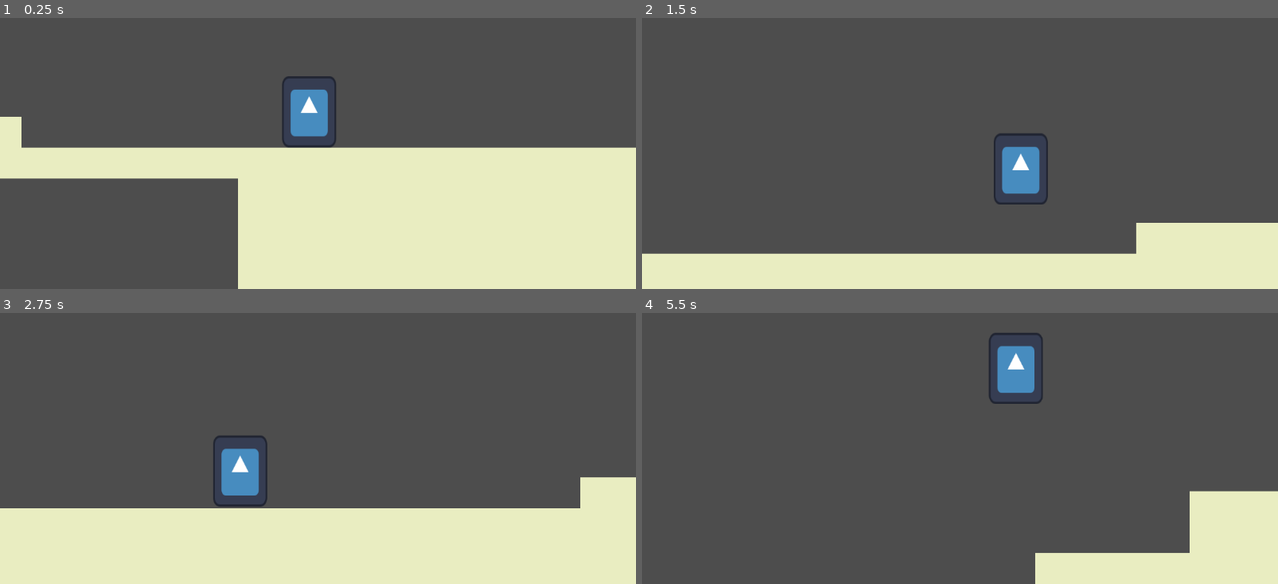
Above: before the commit, frames 1-4 (two rows, left to right).
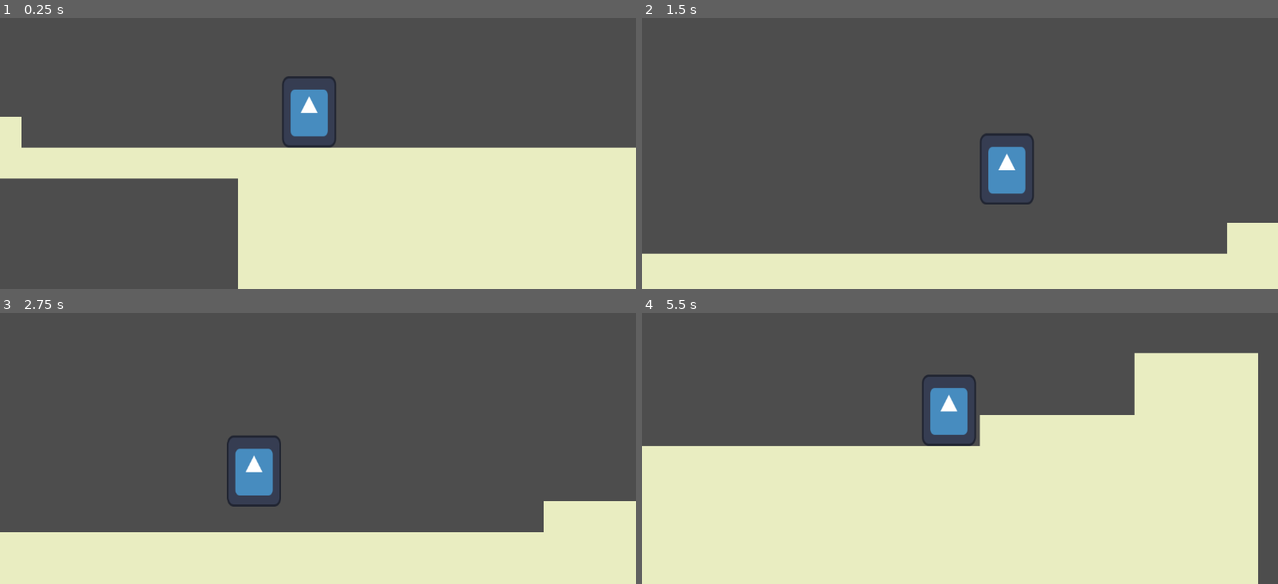
Above: after the commit, the same moments.

Repository: 8-Square/One-Shot
Game: Godot game, scene res://assets/Scenes/Levels/Tutorial.tscn
Same seed, same stepped clock (60 frames per second), same inputs: the game is played once before the commit and once after it. The engine's default icon, where the game draws it, is replaced by a stand-in: a white triangle on a blue panel in a dark square.
Inputs:
- Up to frame 1 (0.25 s): no input
- Up to frame 2 (1.5 s): tap Enter at 0.5 s; hold Right (right) from 0.53 s (still down); tap W (jump) at 0.6, 0.77, 1.07, 1.35 s
- Up to frame 3 (2.75 s): tap W (jump) at 1.52, 1.82, 2.1 s; release Right (right) at 2.03 s; hold A (left) from 2.03 s (still down)
- Up to frame 4 (5.5 s): release A (left) at 2.78 s; hold Right (right) 2.78-4.28 s; tap W (jump) at 2.85, 3.02, 3.32, 3.6, 3.77, 4.07, 4.35, 4.52, 4.82, 5.1 s; hold A (left) 4.28-5.03 s; hold Right (right) from 5.03 s (still down)

The runs differ from the first frame. In frame 2, 2.9% of the frame differs, in the area x 53-92%, y 42-88%; in frame 3, 9.7%; in frame 4, 56%, in the area x 0-100%, y 7-100%.

Commit message:
Starting limited counts

Diff:
--- a/assets/Scripts/player.gd
+++ b/assets/Scripts/player.gd
@@ -1,11 +1,13 @@
 extends CharacterBody2D
 
-var SPEED = 500.0
+var SPEED = 400.0
 const JUMP_VELOCITY = -700.0
-
+const wall_jump = 1000
+var right_count = 0
+var left_count = 0
+var jump_count = 0
 
 func _physics_process(delta: float) -> void:
-
 
 	# Add the gravity.
 	if not is_on_floor():
@@ -20,21 +22,14 @@
 	var direction := Input.get_axis("left", "right")
 	if direction:
 		velocity.x = direction * SPEED
-	#elif is_on_wall():
-		#velocity.x *= -1
-		#velocity.x = SPEED
-	#elif not is_on_wall():
-		#velocity.x = move_toward(velocity.x, 0, 0)
 	else:
 		velocity.x = move_toward(velocity.x, 0, 0)
 
-	var collision_info = move_and_collide(velocity * delta)
+	var collision_info = move_and_collide(velocity * delta, false, 0.6, true)
 
 	if collision_info:
-
-		if is_on_floor():
-			var direction2 = velocity.bounce(collision_info.get_normal())
+		var direction2 = velocity.bounce(collision_info.get_normal())
+		if is_on_floor() or is_on_wall():
 			velocity = direction2
-		print(velocity)
 
 	move_and_slide()
